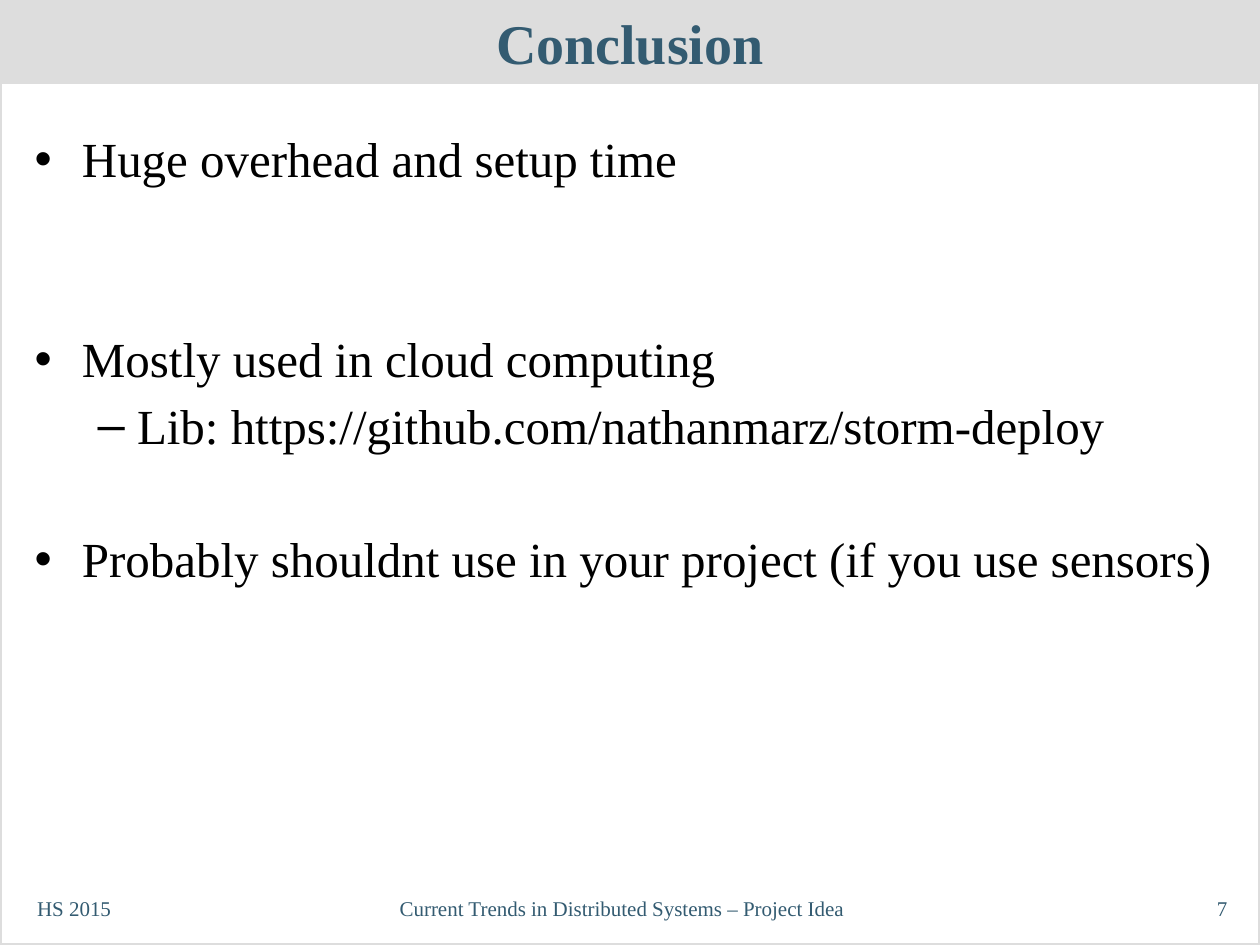
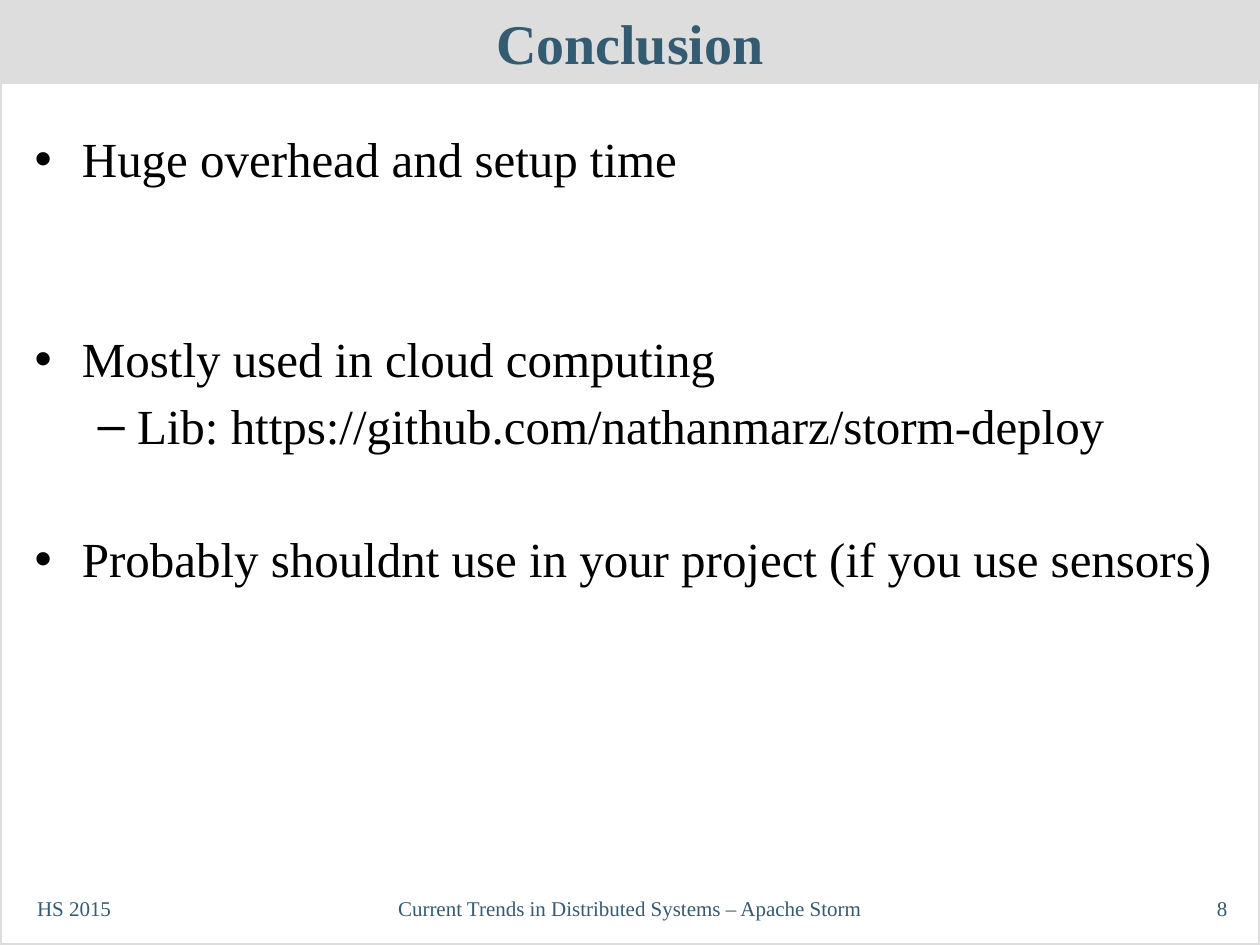
Before and after one commit to philipp-oldenburg/ctds-storm, a slide deck: slide 8 of Storm-Referat/CT-Präsentation - Philipp.odp (slide 7 before the commit). Drawn at 1260x945 pixels with LibreOffice and Linux fonts; fonts in the diff are those of the drawing. Boxes give left, top, right and bottom in pixels: in the first picture for what was removed or moved away, otherwise in the second. Text is boxed around its words. In the diff, an @@ line names an element or a change of style, - is before the commit and + after.

```diff
--- a/Storm-Referat/CT-Präsentation - Philipp.odp
+++ b/Storm-Referat/CT-Präsentation - Philipp.odp
@@ text at [398, 901, 861, 921]: text changed @@
-Current Trends in Distributed Systems – Project Idea
+Current Trends in Distributed Systems – Apache Storm
@@ page number at [1217, 902, 1227, 916]: text changed @@
-7
+8
```
Also in this commit, not shown: 5 other slides changed, 1 slide added.
